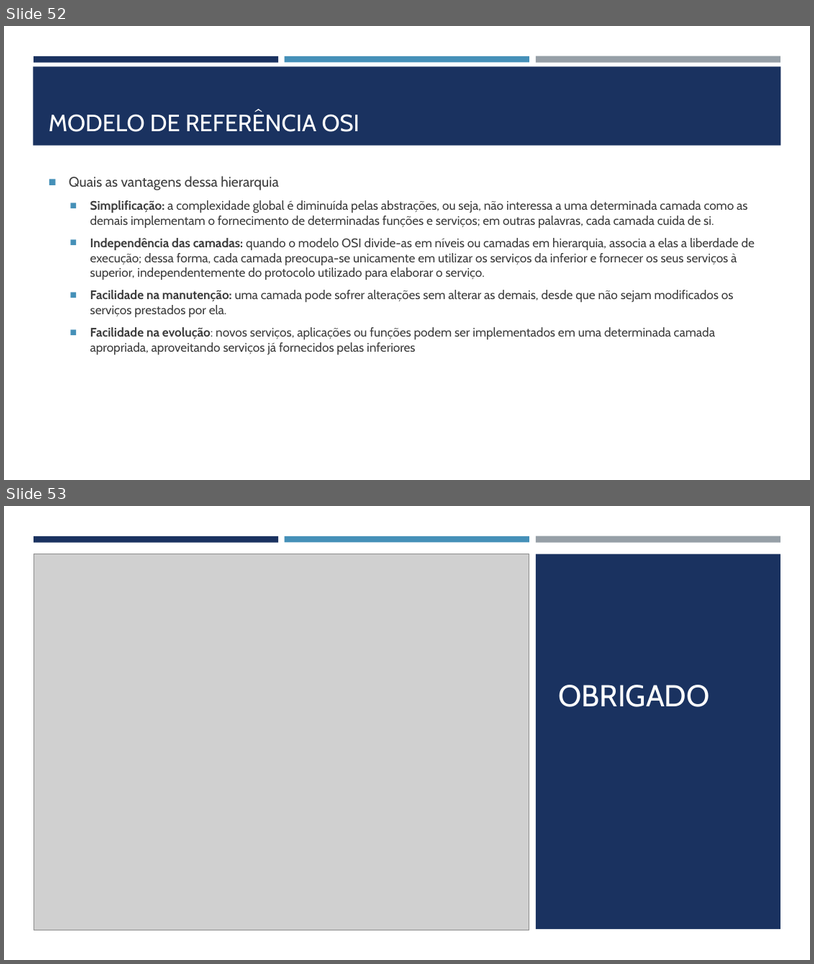
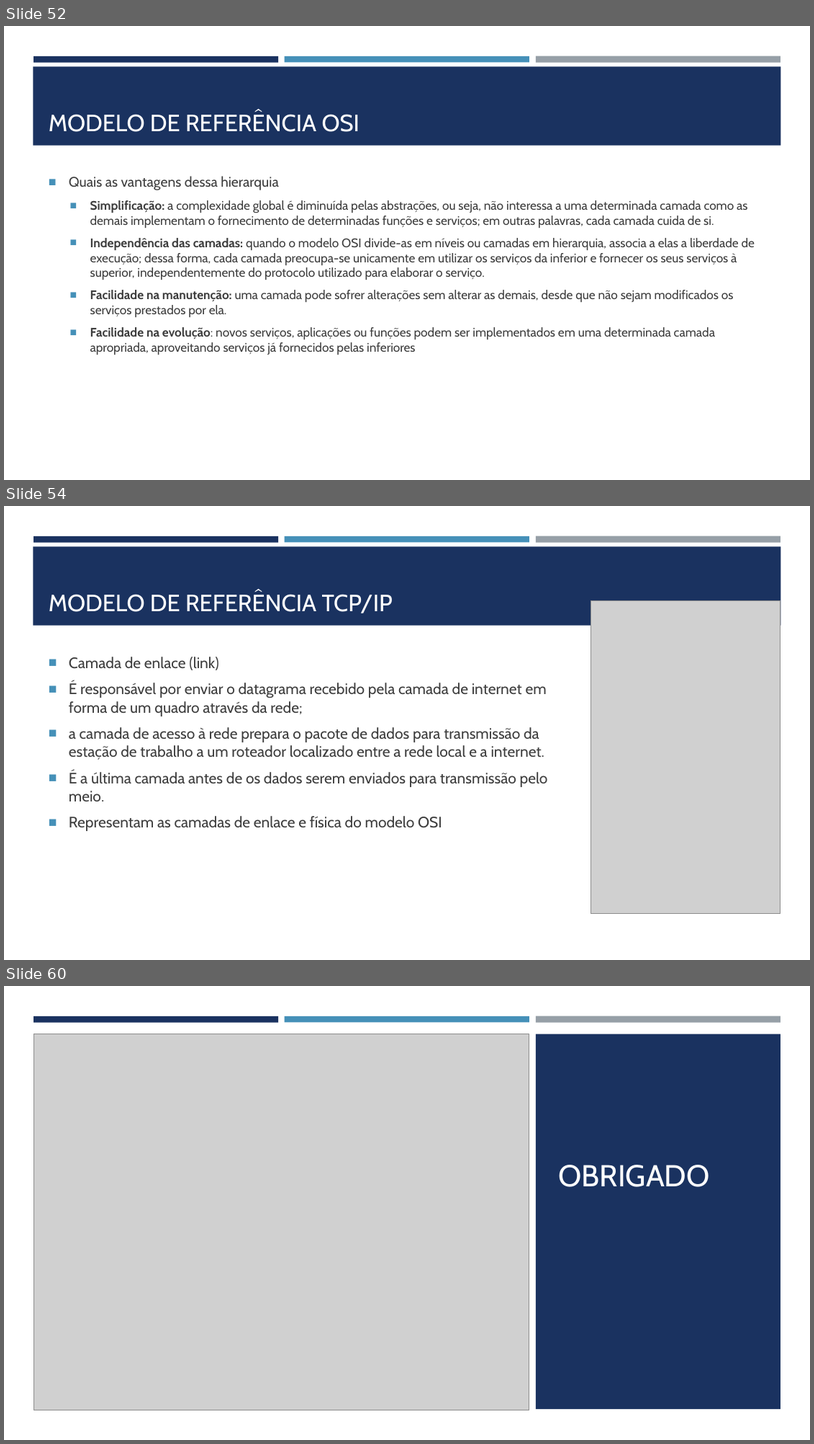
Before and after one commit to joelteixeiradacunha/aulas_php_mysql, a slide deck: Redes/REDES DE COMPUTADORES.pptx. Shown one above the other, each under a label of ours: slides 52 and 53 before the commit, slides 52, 54 and 60 after it; the slides between them are not shown. The pictures are 814x964 and 814x1444 pixels, drawn with LibreOffice and Linux fonts; fonts in the diff are those of the drawing; grey boxes stand for pictures. Boxes give left, top, right and bottom in pixels: in the first picture for what was removed or moved away, otherwise in the second. Text is boxed around its words. In the diff, an @@ line names an element or a change of style, - is before the commit and + after.

```diff
--- a/Redes/REDES DE COMPUTADORES.pptx
+++ b/Redes/REDES DE COMPUTADORES.pptx
@@ slide 54 added at (4,506,810,960), background #FFFFFF; not listed: 4 template elements that a slide beside it also shows @@
@@ title added at (49,594,393,613), 28 pt, text #FFFFFF @@
+MODELO DE REFERÊNCIA TCP/IP
@@ picture added at (592,601,782,914) @@
@@ text added at (69,656,548,831), 18 pt, text #3D3D3D @@
+■ Camada de enlace (link)
+■ É responsável por enviar o datagrama recebido pela camada de internet em forma de um quadro através da rede;
+■ a camada de acesso à rede prepara o pacote de dados para transmissão da estação de trabalho a um roteador localizado entre a rede local e a internet.
+■ É a última camada antes de os dados serem enviados para transmissão pelo meio.
+■ Representam as camadas de enlace e física do modelo OSI
@@ what was slide 53 is now slide 60 @@
```
Also in this commit, not shown: 6 other slides added, 1 other file.
